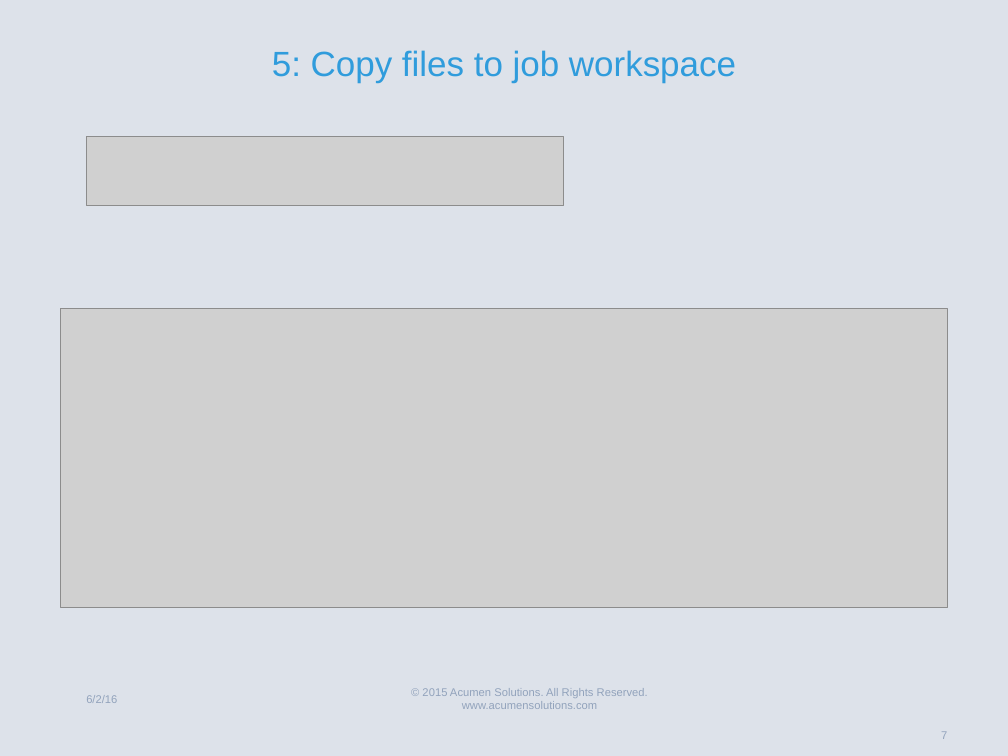
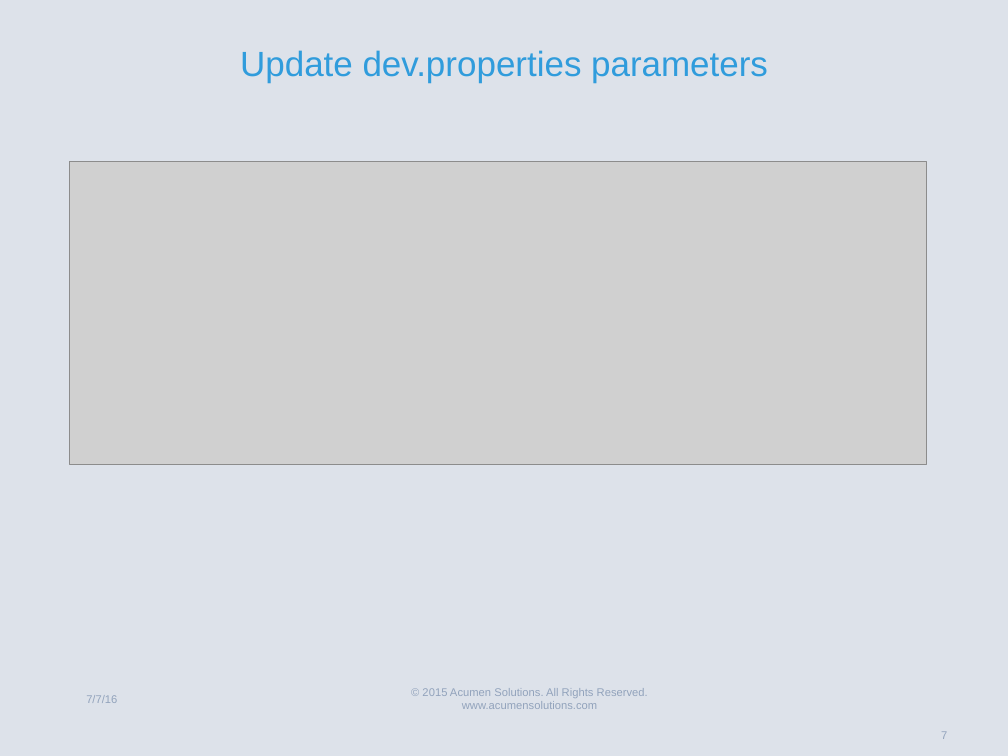
Before and after one commit to gary-hamilton/SalesforceDevTrackingExample, a slide deck: slide 7 of SalesforceDevTrackingExample.pptx. Drawn at 1008x756 pixels with LibreOffice and Linux fonts; fonts in the diff are those of the drawing; grey boxes stand for pictures. Boxes give left, top, right and bottom in pixels: in the first picture for what was removed or moved away, otherwise in the second. Text is boxed around its words. In the diff, an @@ line names an element or a change of style, - is before the commit and + after.

```diff
--- a/SalesforceDevTrackingExample.pptx
+++ b/SalesforceDevTrackingExample.pptx
@@ title at bbox=[240, 50, 768, 83]: text changed @@
-5: Copy files to job workspace
+Update dev.properties parameters
@@ picture removed at bbox=[87, 137, 564, 207] @@
@@ picture added at bbox=[70, 162, 926, 465] @@
@@ picture removed at bbox=[60, 308, 948, 607] @@
@@ text at bbox=[86, 695, 117, 703]: text changed @@
-6/2/16
+7/7/16
```
Also in this commit, not shown: 2 other slides changed, 5 slides added, 5 slides removed.
